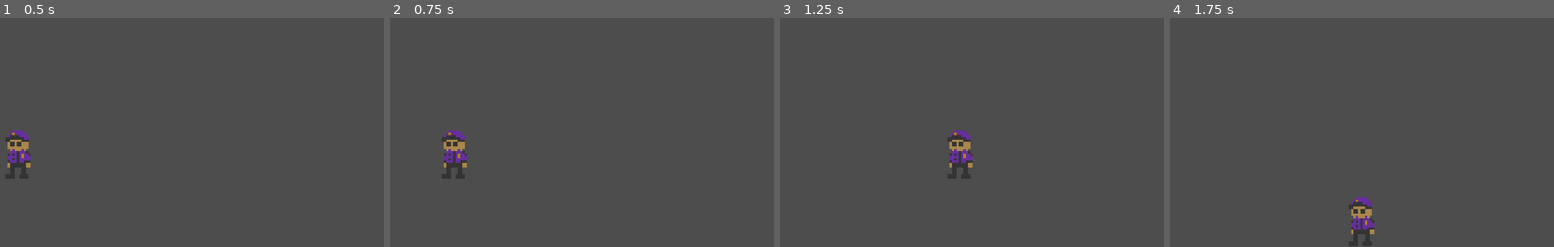
Above: before the commit, frames 1-4 (left to right).
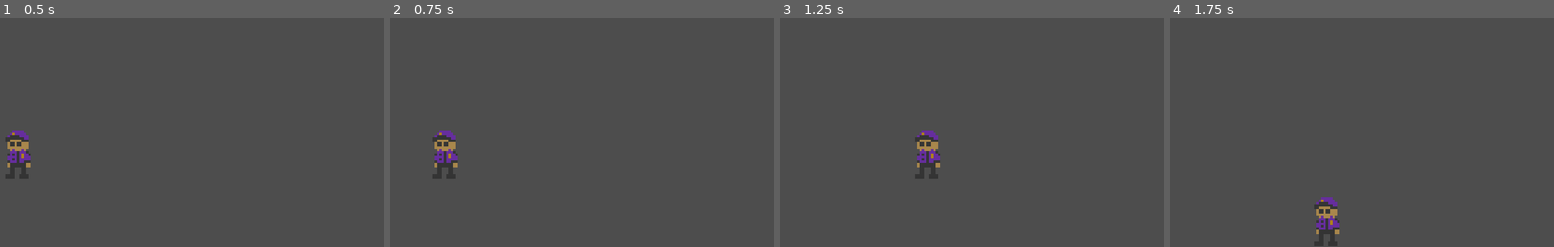
Above: after the commit, the same moments.

Repository: dullxxisdead/My-Godot-Journey
Game: Godot game, scene res://Scene1.tscn
The game is run twice, just before and just after one commit, with the same random seed, the same clock (stepped at 60 frames per second) and the same inputs. Before the commit the project starts from res://node_2d.tscn.
Inputs:
- Up to frame 1 (0.5 s): no input
- Up to frame 2 (0.75 s): tap Enter at 0.5 s; hold D (Right) from 0.53 s (still down)
- Up to frame 3 (1.25 s): keep holding D (Right)
- Up to frame 4 (1.75 s): release D (Right) at 1.28 s; hold S (Down) from 1.28 s (still down)

Frame 1 is identical in both runs. In frame 2, 1.1% of the frame differs, in the area x 11-20%, y 49-71%; in frame 3, 1.9%; in frame 4, 1.9%, in the area x 37-54%, y 78-100%.

Commit message:
balls

Diff:
--- /dev/null
+++ b/mini-game-f-na-f/Scene1.tscn
@@ -0,0 +1,15 @@
+[gd_scene format=3 uid="uid://kooh6apk6y36"]
+
+[ext_resource type="PackedScene" uid="uid://dddajwouufdgx" path="res://player.tscn" id="1_x3g6e"]
+[ext_resource type="PackedScene" uid="uid://duvn5sr71q6ol" path="res://walls.tscn" id="2_30lbi"]
+[ext_resource type="PackedScene" uid="uid://ysiko0f7upjf" path="res://transition.tscn" id="3_acvur"]
+
+[node name="Node2D" type="Node2D" unique_id=1968007265]
+
+[node name="Player" parent="." unique_id=2027319904 instance=ExtResource("1_x3g6e")]
+position = Vector2(37, 200)
+
+[node name="Walls" parent="." unique_id=341506962 instance=ExtResource("2_30lbi")]
+
+[node name="Transition" parent="." unique_id=549060477 instance=ExtResource("3_acvur")]
+position = Vector2(305, 199)
--- a/mini-game-f-na-f/Scene2.tscn
+++ b/mini-game-f-na-f/Scene2.tscn
@@ -1,3 +1,15 @@
 [gd_scene format=3 uid="uid://bh8yootglb07i"]
 
+[ext_resource type="PackedScene" uid="uid://dddajwouufdgx" path="res://player.tscn" id="1_wbu0k"]
+[ext_resource type="PackedScene" uid="uid://ysiko0f7upjf" path="res://transition.tscn" id="2_tpvgd"]
+[ext_resource type="PackedScene" uid="uid://duvn5sr71q6ol" path="res://walls.tscn" id="3_euetp"]
+
 [node name="Node2D" type="Node2D" unique_id=201830463]
+
+[node name="Player" parent="." unique_id=2027319904 instance=ExtResource("1_wbu0k")]
+position = Vector2(17, 201)
+
+[node name="Transition" parent="." unique_id=549060477 instance=ExtResource("2_tpvgd")]
+position = Vector2(291, 193)
+
+[node name="Walls" parent="." unique_id=341506962 instance=ExtResource("3_euetp")]
--- a/mini-game-f-na-f/node_2d.tscn
+++ /dev/null
@@ -1,63 +0,0 @@
-[gd_scene format=3 uid="uid://kooh6apk6y36"]
-
-[ext_resource type="Script" uid="uid://hhgcxo3d2wa8" path="res://character_body_2d.gd" id="1_0e48y"]
-[ext_resource type="Texture2D" uid="uid://f3u254m1huj3" path="res://Sprites/Custom _ Edited - Five Nights at Freddy's Customs - Five Nights at Freddy's 1 - FNAF 1 Characters.png" id="2_epypp"]
-[ext_resource type="Script" uid="uid://dgrnm0imefcy6" path="res://transition.gd" id="3_epypp"]
-
-[sub_resource type="RectangleShape2D" id="RectangleShape2D_67rvi"]
-size = Vector2(12, 3)
-
-[sub_resource type="RectangleShape2D" id="RectangleShape2D_ep6qi"]
-size = Vector2(340, 10)
-
-[sub_resource type="RectangleShape2D" id="RectangleShape2D_bttig"]
-size = Vector2(320, 10)
-
-[sub_resource type="RectangleShape2D" id="RectangleShape2D_r78xu"]
-size = Vector2(10, 250)
-
-[sub_resource type="RectangleShape2D" id="RectangleShape2D_73pdi"]
-size = Vector2(19, 42)
-
-[node name="Node2D" type="Node2D" unique_id=1968007265]
-
-[node name="Player" type="CharacterBody2D" parent="." unique_id=1212023749]
-position = Vector2(37, 200)
-script = ExtResource("1_0e48y")
-speed = 100
-
-[node name="Sprite2D" type="Sprite2D" parent="Player" unique_id=1750665969]
-texture = ExtResource("2_epypp")
-region_enabled = true
-region_rect = Rect2(32, 164, 11, 21)
-
-[node name="CollisionShape2D" type="CollisionShape2D" parent="Player" unique_id=2060780597]
-position = Vector2(0, 9.5)
-shape = SubResource("RectangleShape2D_67rvi")
-
-[node name="StaticBody2D" type="StaticBody2D" parent="." unique_id=884828482]
-
-[node name="WallTop" type="CollisionShape2D" parent="StaticBody2D" unique_id=1252595233]
-position = Vector2(160, -5)
-shape = SubResource("RectangleShape2D_ep6qi")
-
-[node name="WallBottom" type="CollisionShape2D" parent="StaticBody2D" unique_id=267580150]
-position = Vector2(160, 245)
-shape = SubResource("RectangleShape2D_bttig")
-
-[node name="WallLeft" type="CollisionShape2D" parent="StaticBody2D" unique_id=1411454168]
-position = Vector2(-5, 125)
-shape = SubResource("RectangleShape2D_r78xu")
-
-[node name="WallRight" type="CollisionShape2D" parent="StaticBody2D" unique_id=588634363]
-position = Vector2(325, 125)
-shape = SubResource("RectangleShape2D_r78xu")
-
-[node name="Transition" type="Area2D" parent="." unique_id=1174658272]
-script = ExtResource("3_epypp")
-
-[node name="CollisionShape2D" type="CollisionShape2D" parent="Transition" unique_id=1980417572]
-position = Vector2(309, 199)
-shape = SubResource("RectangleShape2D_73pdi")
-
-[connection signal="body_entered" from="Transition" to="Transition" method="_on_body_entered"]
--- /dev/null
+++ b/mini-game-f-na-f/player.tscn
@@ -0,0 +1,21 @@
+[gd_scene format=3 uid="uid://dddajwouufdgx"]
+
+[ext_resource type="Script" uid="uid://hhgcxo3d2wa8" path="res://character_body_2d.gd" id="1_onrkg"]
+[ext_resource type="Texture2D" uid="uid://f3u254m1huj3" path="res://Sprites/Custom _ Edited - Five Nights at Freddy's Customs - Five Nights at Freddy's 1 - FNAF 1 Characters.png" id="2_i3pqv"]
+
+[sub_resource type="RectangleShape2D" id="RectangleShape2D_67rvi"]
+size = Vector2(12, 3)
+
+[node name="Player" type="CharacterBody2D" unique_id=2027319904]
+position = Vector2(-3, 1)
+script = ExtResource("1_onrkg")
+speed = 80
+
+[node name="Sprite2D" type="Sprite2D" parent="." unique_id=1978480542]
+texture = ExtResource("2_i3pqv")
+region_enabled = true
+region_rect = Rect2(32, 164, 11, 21)
+
+[node name="CollisionShape2D" type="CollisionShape2D" parent="." unique_id=977445140]
+position = Vector2(0, 9.5)
+shape = SubResource("RectangleShape2D_67rvi")
--- /dev/null
+++ b/mini-game-f-na-f/transition.tscn
@@ -0,0 +1,14 @@
+[gd_scene format=3 uid="uid://ysiko0f7upjf"]
+
+[ext_resource type="Script" uid="uid://dgrnm0imefcy6" path="res://transition.gd" id="1_2gi1b"]
+
+[sub_resource type="RectangleShape2D" id="RectangleShape2D_73pdi"]
+size = Vector2(19, 42)
+
+[node name="Transition" type="Area2D" unique_id=549060477]
+script = ExtResource("1_2gi1b")
+
+[node name="CollisionShape2D" type="CollisionShape2D" parent="." unique_id=1501955401]
+shape = SubResource("RectangleShape2D_73pdi")
+
+[connection signal="body_entered" from="." to="." method="_on_body_entered"]
--- /dev/null
+++ b/mini-game-f-na-f/walls.tscn
@@ -0,0 +1,28 @@
+[gd_scene format=3 uid="uid://duvn5sr71q6ol"]
+
+[sub_resource type="RectangleShape2D" id="RectangleShape2D_ep6qi"]
+size = Vector2(340, 10)
+
+[sub_resource type="RectangleShape2D" id="RectangleShape2D_bttig"]
+size = Vector2(320, 10)
+
+[sub_resource type="RectangleShape2D" id="RectangleShape2D_r78xu"]
+size = Vector2(10, 250)
+
+[node name="Walls" type="StaticBody2D" unique_id=341506962]
+
+[node name="WallTop" type="CollisionShape2D" parent="." unique_id=1412309932]
+position = Vector2(160, -5)
+shape = SubResource("RectangleShape2D_ep6qi")
+
+[node name="WallBottom" type="CollisionShape2D" parent="." unique_id=413883139]
+position = Vector2(160, 245)
+shape = SubResource("RectangleShape2D_bttig")
+
+[node name="WallLeft" type="CollisionShape2D" parent="." unique_id=71528011]
+position = Vector2(-5, 125)
+shape = SubResource("RectangleShape2D_r78xu")
+
+[node name="WallRight" type="CollisionShape2D" parent="." unique_id=527742525]
+position = Vector2(325, 125)
+shape = SubResource("RectangleShape2D_r78xu")
